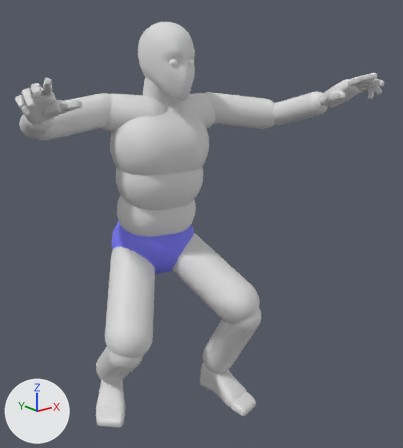
The FBX model ContentSources/Blender/ExportedFbx/SkeletalMesh/Als/Anim/A_Als_Land_Heavy.fbx as it was, and as the next commit left it.
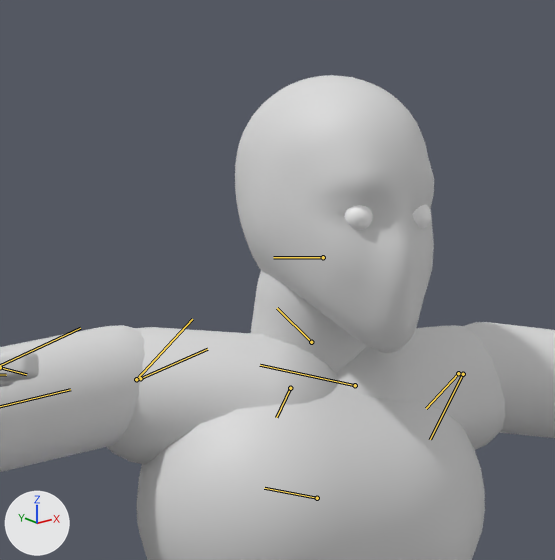
Each version is shown whole from a 50 mm lens placed at (-1.216, -1.761, 1.456), pointed at (0.015, -0.222, 0.84), then close up on the part from 18% to 57% of the width and 0% to 36% of the height. The axes (+X, +Y, +Z) are drawn at lower left. The lights are the same throughout. Both versions are drawn at frame 7 of the action 'Scene'; the numbers are the values there. The bones that bend it are drawn over the model as lines in the close-ups.

Names of what the first close-up shows: 'SKM_Als'.
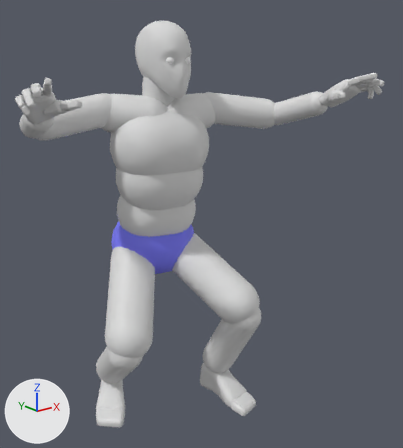
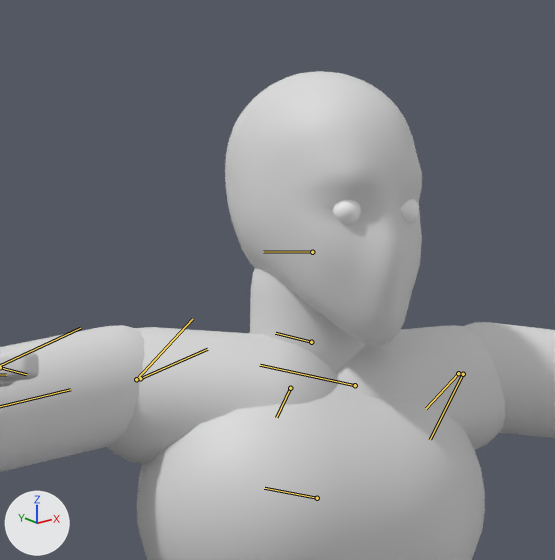
Boxes (x1, y1, x2, y2) around the edits, measured in the close-ups (555 x 560 px):
'SKM_Als', posed
    before: (0, 75, 555, 560)
    after: (0, 71, 555, 560)
bone 'neck_01', root to tip
    before: (311, 342) to (277, 308)
    after: (311, 342) to (275, 333)
bone 'head', root to tip
    before: (323, 257) to (273, 257)
    after: (312, 252) to (263, 251)

The change in detail:
Bone 'spine_02' (bone_spine_02) turns from (1, 0, 0) to (2, 0, 0) degrees about its own x, y and z.
Bone 'neck_01' (bone_neck_01) turns from (0, 0, -2) to (0, 1, 15) degrees about its own x, y and z.
Bone 'head' (bone_head) turns from (9, -1, 7) to (9, -1, -10) degrees about its own x, y and z.
